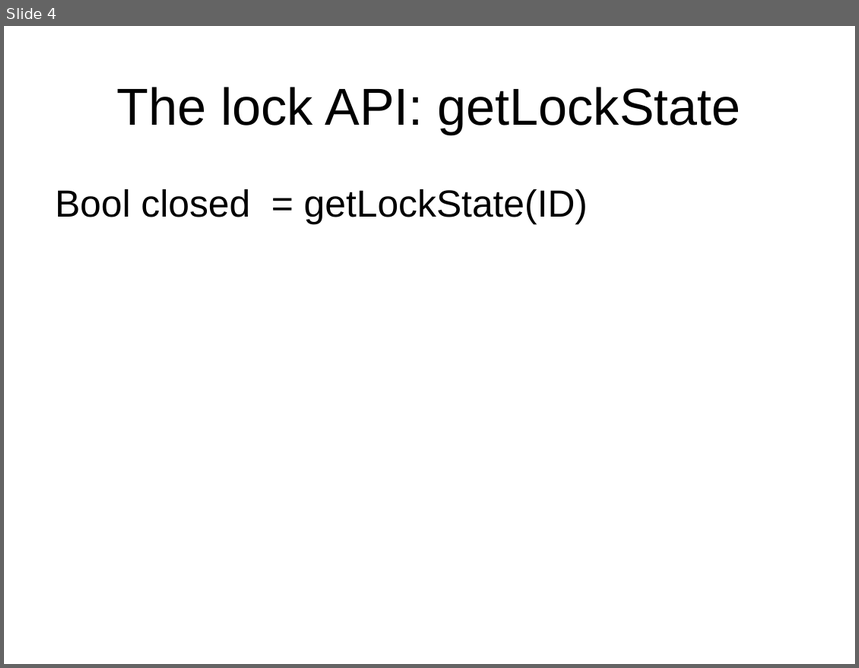
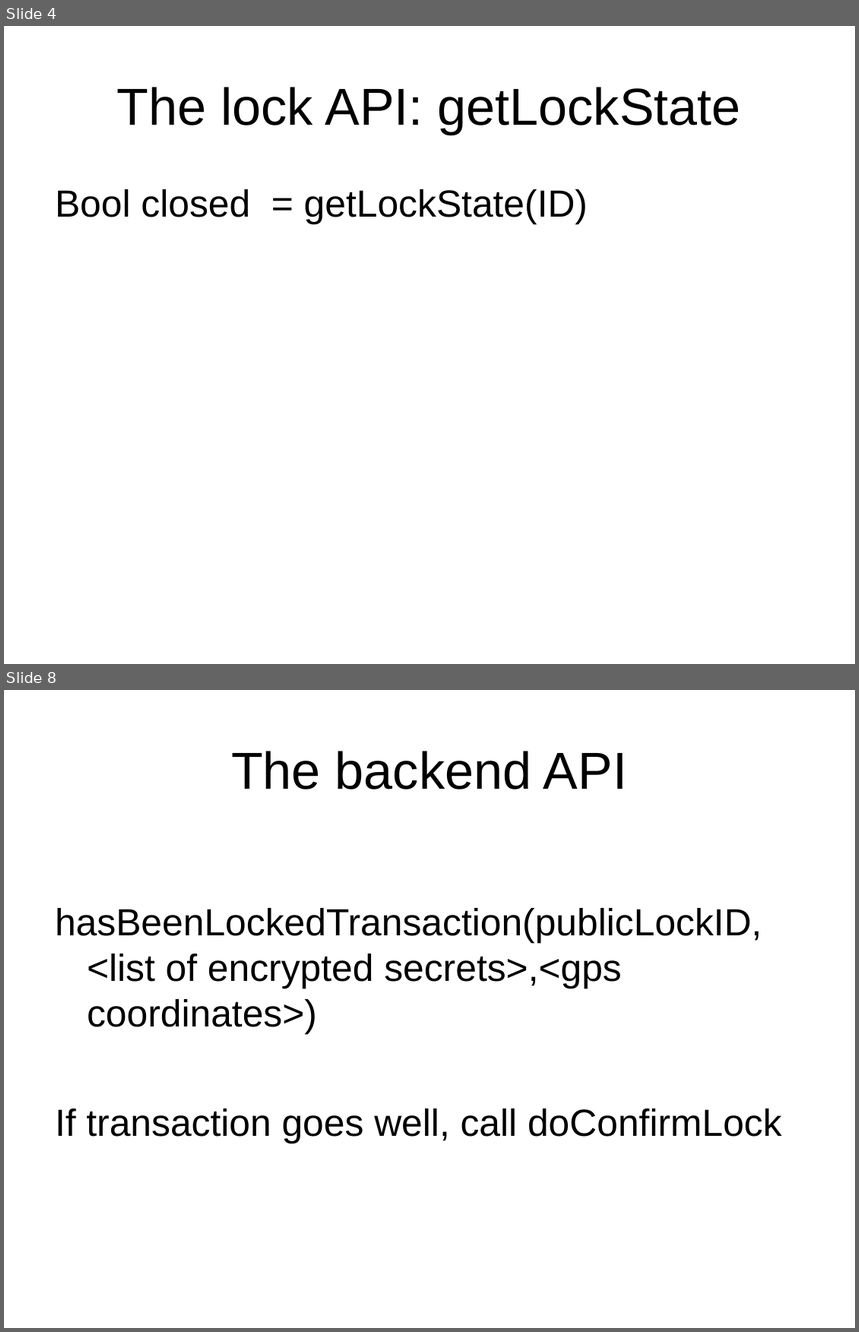
Before and after one commit to blockTeamhackathon/documents, a slide deck: B’Lock.ppt. Shown one above the other, each under a label of ours: slide 4 before the commit, slides 4 and 8 after it; the slides between them are not shown. The pictures are 859x668 and 859x1332 pixels, drawn with LibreOffice and Linux fonts; fonts in the diff are those of the drawing. Boxes give left, top, right and bottom in pixels: in the first picture for what was removed or moved away, otherwise in the second. Text is boxed around its words. In the diff, an @@ line names an element or a change of style, - is before the commit and + after.

Commit message:
V2 with the backend API

```diff
--- a/B’Lock.ppt
+++ b/B’Lock.ppt
@@ slide 8 added at (4,690,855,1328), background #FFFFFF @@
@@ title added at (231,751,627,790), 44 pt, text #000000 @@
+The backend API
@@ text added at (55,908,782,1144), 32 pt, text #000000 @@
+hasBeenLockedTransaction(publicLockID, <list of encrypted secrets>,<gps coordinates>)
+If transaction goes well, call doConfirmLock
```
Also in this commit, not shown: 4 slides changed, 4 other slides added.
